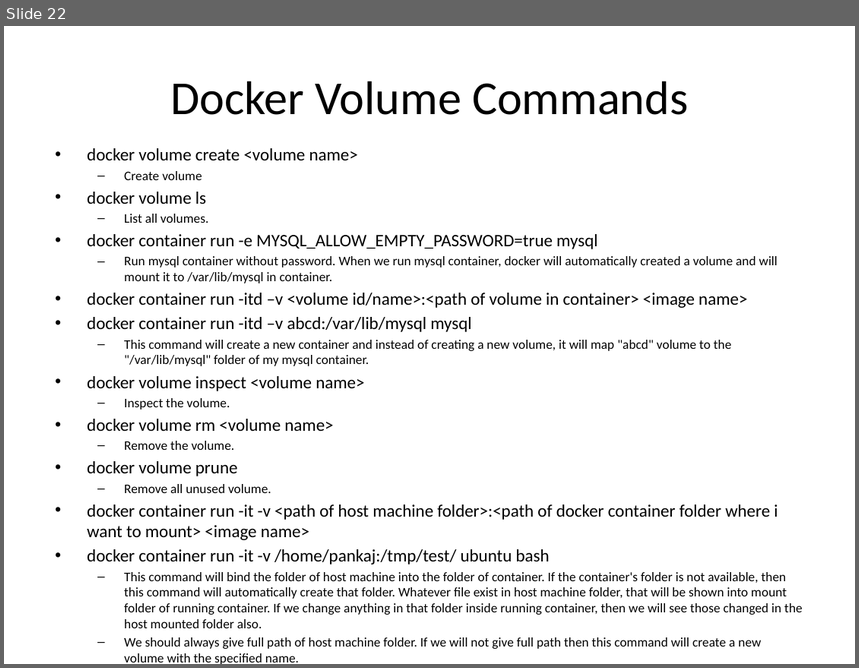
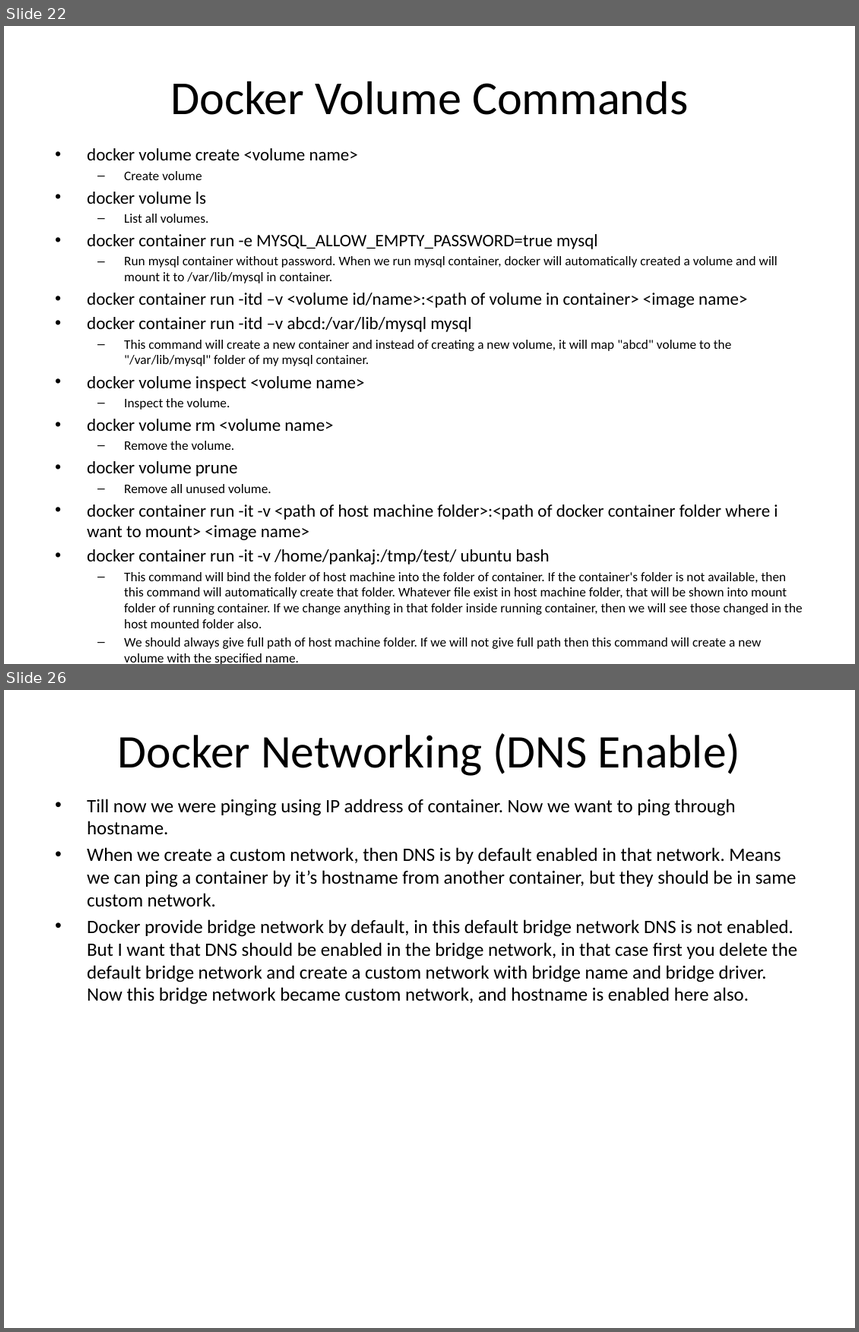
Before and after one commit to guptapankaj831/first, a slide deck: Docker Presentation.pptx. Shown one above the other, each under a label of ours: slide 22 before the commit, slides 22 and 26 after it; the slides between them are not shown. The pictures are 859x668 and 859x1332 pixels, drawn with LibreOffice and Linux fonts; fonts in the diff are those of the drawing. Boxes give left, top, right and bottom in pixels: in the first picture for what was removed or moved away, otherwise in the second. Text is boxed around its words. In the diff, an @@ line names an element or a change of style, - is before the commit and + after.

Commit message:
Docker

```diff
--- a/Docker Presentation.pptx
+++ b/Docker Presentation.pptx
@@ slide 26 added at (x1=4, y1=690, x2=855, y2=1328), background #FFFFFF @@
@@ title added at (x1=118, y1=733, x2=741, y2=776), 39.6 pt, text #000000 @@
+Docker Networking (DNS Enable)
@@ text added at (x1=87, y1=799, x2=797, y2=1005), 16 pt, text #000000 @@
+• Till now we were pinging using IP address of container. Now we want to ping through hostname.
+• When we create a custom network, then DNS is by default enabled in that network. Means we can ping a container by it’s hostname from another container, but they should be in same custom network.
+• Docker provide bridge network by default, in this default bridge network DNS is not enabled. But I want that DNS should be enabled in the bridge network, in that case first you delete the default bridge network and create a custom network with bridge name and bridge driver. Now this bridge network became custom network, and hostname is enabled here also.
```
Also in this commit, not shown: 13 other slides added, 4 other files.
